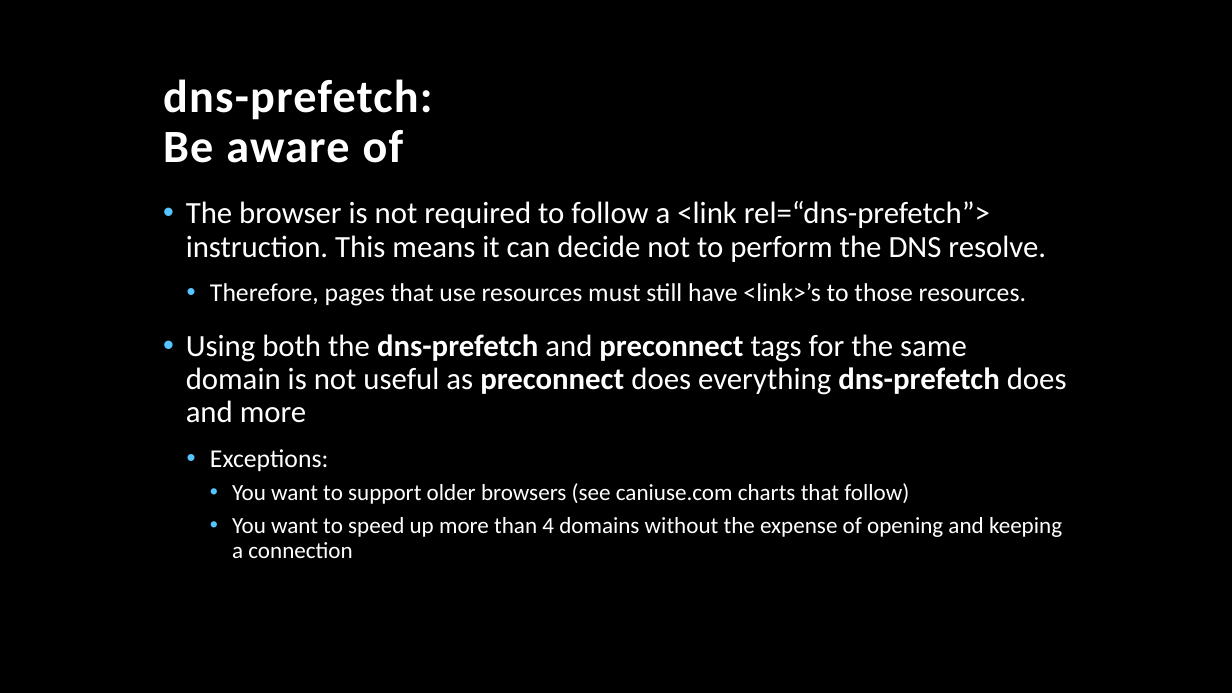
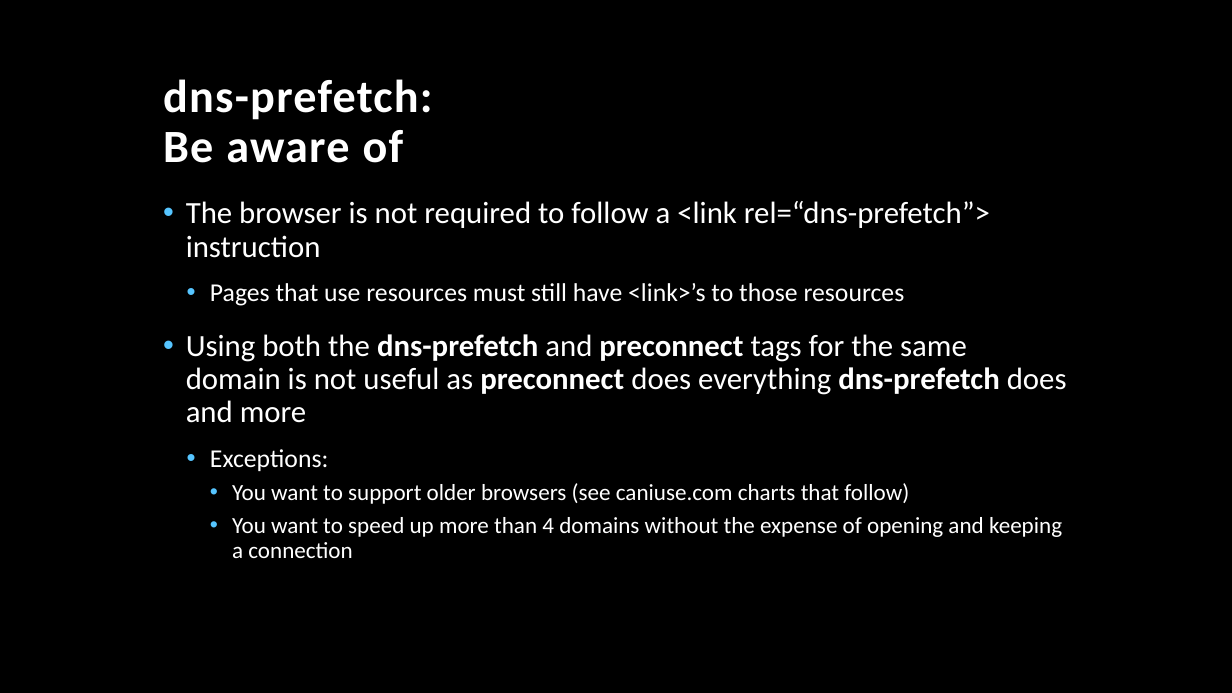
Before and after one commit to TonyMangino/html-resource-hints, a slide deck: slide 10 of Resource Hints.pptx (slide 9 before the commit). Drawn at 1232x693 pixels with LibreOffice and Linux fonts; fonts in the diff are those of the drawing; background and template pictures are left out. Boxes give left, top, right and bottom in pixels: in the first picture for what was removed or moved away, otherwise in the second. Text is boxed around its words. In the diff, an @@ line names an element or a change of style, - is before the commit and + after.

```diff
--- a/Resource Hints.pptx
+++ b/Resource Hints.pptx
@@ text at [186, 201, 990, 306]: text changed @@
-• The browser is not required to follow a <link rel=“dns-prefetch”> instruction. This means it can decide not to perform the DNS resolve.
-  • Therefore, pages that use resources must still have <link>’s to those resources.
+• The browser is not required to follow a <link rel=“dns-prefetch”> instruction
+  • Pages that use resources must still have <link>’s to those resources
```
Also in this commit, not shown: 53 other slides changed, 5 slides added, 11 slides removed.
